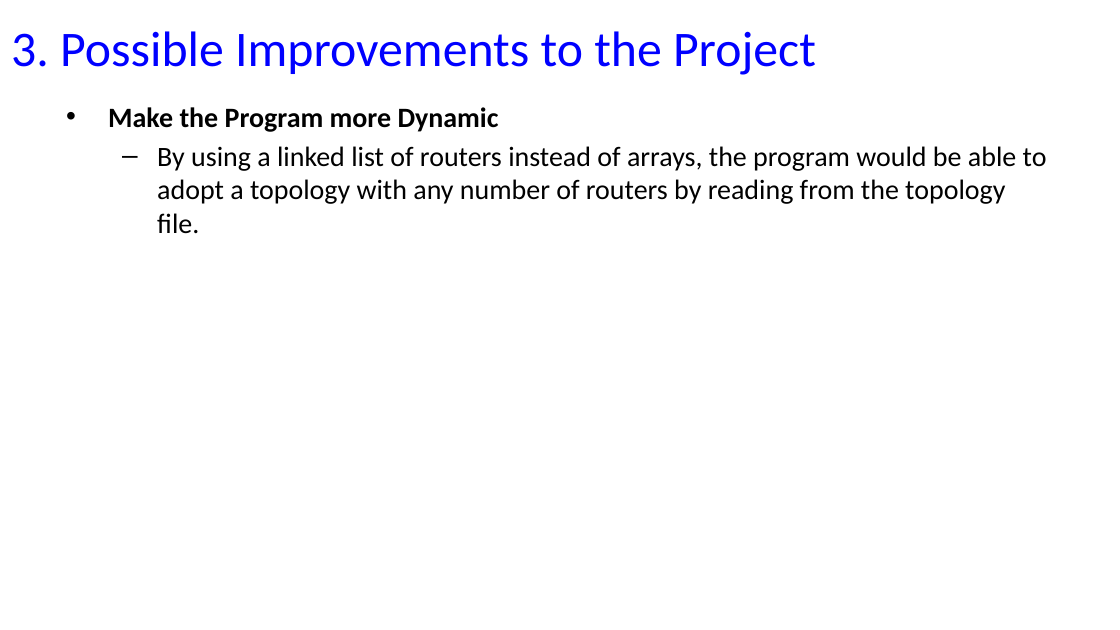
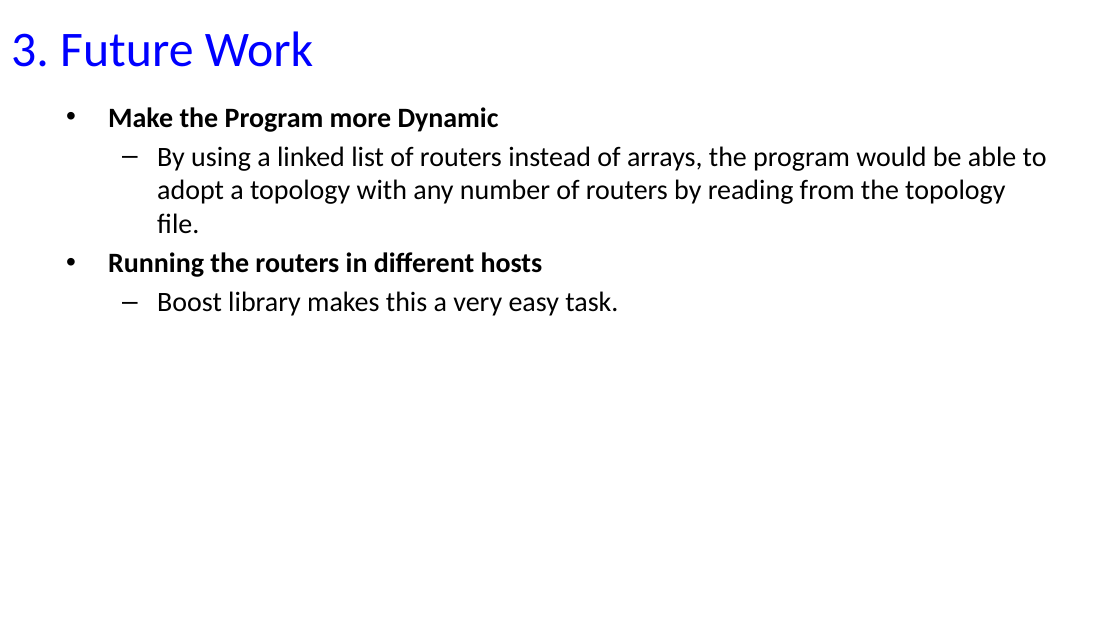
Before and after one commit to donegaci/DV_Router, a slide deck: slide 4 of CS3D3_Project2_Slides_Group15.pptx. Drawn at 1120x630 pixels with LibreOffice and Linux fonts; fonts in the diff are those of the drawing; background and template pictures are left out. Boxes give left, top, right and bottom in pixels: in the first picture for what was removed or moved away, otherwise in the second. Text is boxed around its words. In the diff, an @@ line names an element or a change of style, - is before the commit and + after.

Commit message:
Updated slides

```diff
--- a/CS3D3_Project2_Slides_Group15.pptx
+++ b/CS3D3_Project2_Slides_Group15.pptx
@@ title at [11, 31, 313, 67]: text changed @@
-3. Possible Improvements to the Project
+3. Future Work
@@ text at [108, 252, 618, 316]: paragraphs added @@
+• Running the routers in different hosts
+  – Boost library makes this a very easy task.
```
Also in this commit, not shown: 2 other slides changed.
